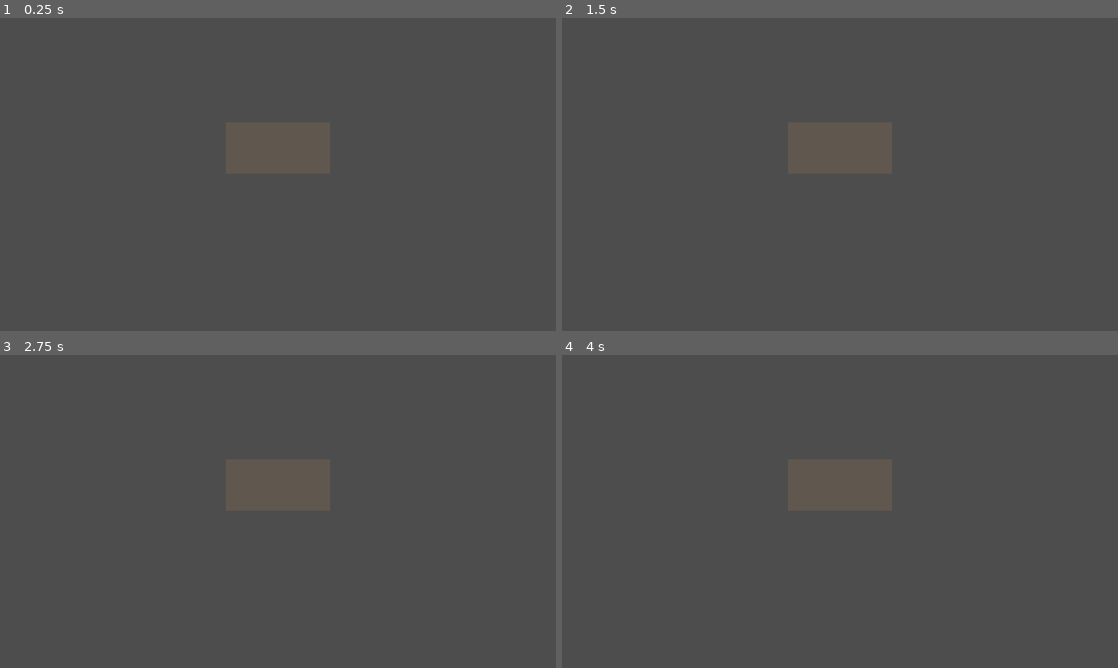
Above: before the commit, frames 1-4 (two rows, left to right).
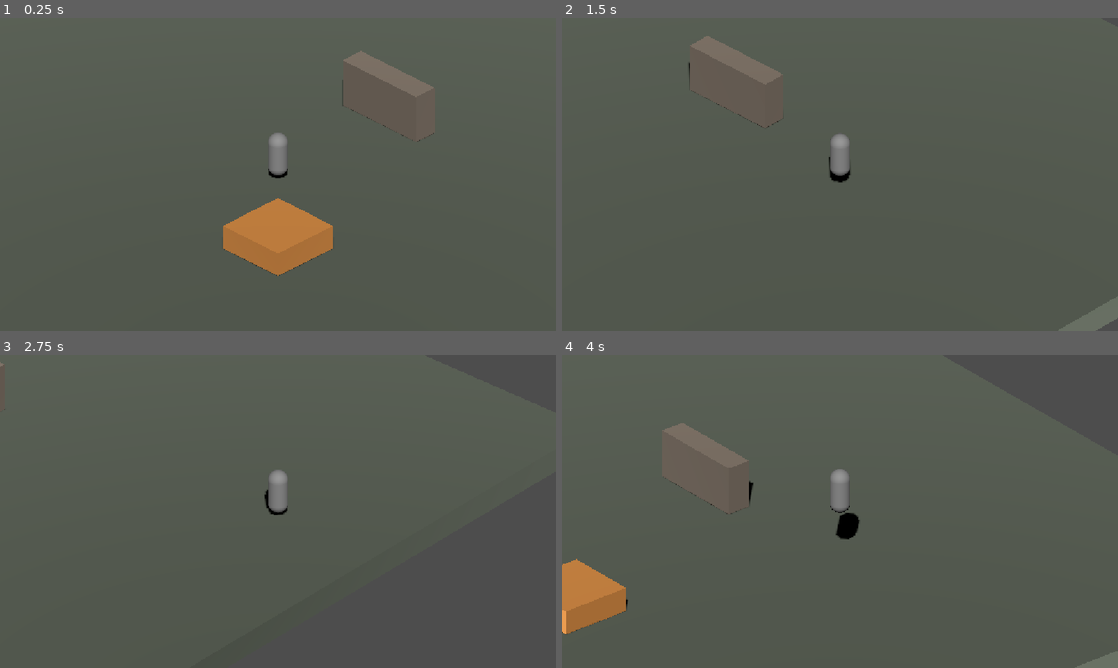
Above: after the commit, the same moments.

Repository: M1GUEs2000/Egoist-V2-Godot
Game: Godot game, scene res://world/test_scene.tscn
Same seed, same stepped clock (60 frames per second), same inputs: the game is played once before the commit and once after it.
Inputs:
- Up to frame 1 (0.25 s): no input
- Up to frame 2 (1.5 s): tap Enter at 0.5 s; hold D (move_right) 0.53-1.28 s; hold Shift (dodge) 0.53-1.28 s; tap Space (jump) at 0.77 s; hold S (move_down) from 1.28 s (still down); tap T at 1.35 s
- Up to frame 3 (2.75 s): tap Space (jump) at 1.52 s; release S (move_down) at 2.03 s; hold D (move_right) from 2.03 s (still down); hold Shift (dodge) from 2.03 s (still down)
- Up to frame 4 (4 s): release D (move_right) at 2.78 s; release Shift (dodge) at 2.78 s; hold W (move_up) 2.78-3.53 s; tap T at 2.85 s; tap Space (jump) at 3.02, 3.77 s; hold A (move_left) from 3.53 s (still down); hold Shift (dodge) from 3.53 s (still down)

The runs differ from the first frame. In frame 1, 4.7% of the frame differs, in the area x 40-79%, y 10-83%; in frame 2, 1.9%; in frame 3, 0.4%; in frame 4, 5.3%, in the area x 0-100%, y 21-100%.

Commit message:
fix(camara): el rig resuelve su target por grupo 'player' y snapea al primer frame
El export Node3D escrito a mano en el .tscn cargaba null: el rig se quedaba en
el origen sin seguir al jugador. Fallback nativo por grupo + snap inicial sin
swoop. Verificado con sonda headless: rig en (11, 9, 11) siguiendo al Player.

Co-Authored-By: Claude Fable 5 <noreply@anthropic.com>

Diff:
--- a/data/player_tuning.tres
+++ b/data/player_tuning.tres
@@ -1,12 +1,10 @@
-[gd_resource type="Resource" script_class="PlayerTuning" load_steps=4 format=3]
+[gd_resource type="Resource" script_class="PlayerTuning" format=3 uid="uid://bkryybe060oiv"]
 
-[ext_resource type="Script" path="res://data/player_tuning.gd" id="1_tuning"]
-[ext_resource type="Script" path="res://data/stun_settings.gd" id="2_stun"]
+[ext_resource type="Script" uid="uid://nmj3dry22kf7" path="res://data/player_tuning.gd" id="1_tuning"]
+[ext_resource type="Script" uid="uid://w0b3i18w442a" path="res://data/stun_settings.gd" id="2_stun"]
 
 [sub_resource type="Resource" id="Resource_dashstun"]
 script = ExtResource("2_stun")
-grounded = 1.0
-airborne = 1.0
 
 [resource]
 script = ExtResource("1_tuning")
--- a/player/player.gd
+++ b/player/player.gd
@@ -23,6 +23,7 @@
 @onready var launcher: PlayerLauncher = $Launcher
 
 func _ready() -> void:
+	add_to_group("player")  # la cámara y los enemigos me encuentran por grupo
 	if tuning == null:
 		tuning = PlayerTuning.new()
 	collision_layer = World.LAYER_PLAYER
--- a/project.godot
+++ b/project.godot
@@ -15,24 +15,16 @@
 config/features=PackedStringArray("4.7", "Forward Plus")
 config/icon="res://icon.svg"
 
-[display]
-
-window/stretch/mode="canvas_items"
-window/stretch/aspect="expand"
-
-[physics]
-
-3d/physics_engine="Jolt Physics"
-
-[rendering]
-
-rendering_device/driver.windows="d3d12"
-
 [autoload]
 
 WorldManager="*res://autoload/world_manager.gd"
 GameManager="*res://autoload/game_manager.gd"
 ComboTracker="*res://autoload/combo_tracker.gd"
+
+[display]
+
+window/stretch/mode="canvas_items"
+window/stretch/aspect="expand"
 
 [input]
 
@@ -83,3 +75,11 @@
 3d_physics/layer_2="player"
 3d_physics/layer_3="enemy"
 3d_physics/layer_4="hurtbox"
+
+[physics]
+
+3d/physics_engine="Jolt Physics"
+
+[rendering]
+
+rendering_device/driver.windows="d3d12"
--- a/visual/camera_rig.gd
+++ b/visual/camera_rig.gd
@@ -10,12 +10,24 @@
 @export var distance := 18.0 # qué tan lejos del target
 @export var damping := 5.0   # suavizado del follow
 
+var _snapped := false
+
+func _ready() -> void:
+	# El export de nodo puede llegar null (referencia rota / escena instanciada por código):
+	# fallback al grupo "player", que es el cableado nativo de Godot.
+	if target == null:
+		target = get_tree().get_first_node_in_group("player") as Node3D
+
 func _physics_process(delta: float) -> void:
 	if target == null:
 		return
 	var offset := Basis(Vector3.UP, deg_to_rad(yaw)) \
 			* (Basis(Vector3.RIGHT, deg_to_rad(-pitch)) * Vector3(0.0, 0.0, distance))
 	var desired := target.global_position + offset
-	global_position = global_position.lerp(desired, clampf(damping * delta, 0.0, 1.0))
+	if _snapped:
+		global_position = global_position.lerp(desired, clampf(damping * delta, 0.0, 1.0))
+	else:
+		global_position = desired  # primer frame: sin swoop desde el origen
+		_snapped = true
 	if global_position.distance_squared_to(target.global_position) > 0.0001:
 		look_at(target.global_position, Vector3.UP)
--- a/world/test_scene.tscn
+++ b/world/test_scene.tscn
@@ -1,9 +1,9 @@
-[gd_scene load_steps=15 format=3]
+[gd_scene format=3 uid="uid://crrg4ksomcwea"]
 
-[ext_resource type="Script" path="res://world/test_scene.gd" id="1_scene"]
+[ext_resource type="Script" uid="uid://7jtuoxscym8d" path="res://world/test_scene.gd" id="1_scene"]
 [ext_resource type="PackedScene" path="res://player/player.tscn" id="2_player"]
-[ext_resource type="Script" path="res://visual/camera_rig.gd" id="3_camrig"]
-[ext_resource type="Script" path="res://core/world_membership.gd" id="4_membership"]
+[ext_resource type="Script" uid="uid://bm6520nqu8q3f" path="res://visual/camera_rig.gd" id="3_camrig"]
+[ext_resource type="Script" uid="uid://cr2mf5ypgksws" path="res://core/world_membership.gd" id="4_membership"]
 
 [sub_resource type="BoxShape3D" id="BoxShape3D_floor"]
 size = Vector3(40, 1, 40)
@@ -35,77 +35,73 @@
 [sub_resource type="StandardMaterial3D" id="Mat_dead"]
 albedo_color = Color(0.5, 0.3, 0.75, 1)
 
-[node name="TestScene" type="Node3D"]
+[node name="TestScene" type="Node3D" unique_id=1118309263]
 script = ExtResource("1_scene")
 
-[node name="Floor" type="StaticBody3D" parent="."]
+[node name="Floor" type="StaticBody3D" parent="." unique_id=516349101]
 transform = Transform3D(1, 0, 0, 0, 1, 0, 0, 0, 1, 0, -0.5, 0)
-collision_layer = 1
 collision_mask = 0
 
-[node name="CollisionShape3D" type="CollisionShape3D" parent="Floor"]
+[node name="CollisionShape3D" type="CollisionShape3D" parent="Floor" unique_id=2050847527]
 shape = SubResource("BoxShape3D_floor")
 
-[node name="Mesh" type="MeshInstance3D" parent="Floor"]
+[node name="Mesh" type="MeshInstance3D" parent="Floor" unique_id=1587441873]
+transform = Transform3D(1, 0, 0, 0, 1, 0, 0, 0, 1, -0.008419991, 0, -0.023262262)
 mesh = SubResource("BoxMesh_floor")
 surface_material_override/0 = SubResource("Mat_floor")
 
-[node name="Wall" type="StaticBody3D" parent="."]
+[node name="Wall" type="StaticBody3D" parent="." unique_id=1541752570]
 transform = Transform3D(1, 0, 0, 0, 1, 0, 0, 0, 1, 0, 1, -6)
-collision_layer = 1
 collision_mask = 0
 
-[node name="CollisionShape3D" type="CollisionShape3D" parent="Wall"]
+[node name="CollisionShape3D" type="CollisionShape3D" parent="Wall" unique_id=1137447535]
 shape = SubResource("BoxShape3D_block")
 
-[node name="Mesh" type="MeshInstance3D" parent="Wall"]
+[node name="Mesh" type="MeshInstance3D" parent="Wall" unique_id=846211076]
 mesh = SubResource("BoxMesh_block")
 surface_material_override/0 = SubResource("Mat_block")
 
-[node name="LivingPlatform" type="StaticBody3D" parent="."]
+[node name="LivingPlatform" type="StaticBody3D" parent="." unique_id=70117616]
 transform = Transform3D(1, 0, 0, 0, 1, 0, 0, 0, 1, 4, 0.5, 4)
-collision_layer = 1
 collision_mask = 0
 
-[node name="CollisionShape3D" type="CollisionShape3D" parent="LivingPlatform"]
+[node name="CollisionShape3D" type="CollisionShape3D" parent="LivingPlatform" unique_id=1761545355]
 shape = SubResource("BoxShape3D_platform")
 
-[node name="Mesh" type="MeshInstance3D" parent="LivingPlatform"]
+[node name="Mesh" type="MeshInstance3D" parent="LivingPlatform" unique_id=1747587228]
 mesh = SubResource("BoxMesh_platform")
 surface_material_override/0 = SubResource("Mat_living")
 
-[node name="WorldMembership" type="Node" parent="LivingPlatform"]
+[node name="WorldMembership" type="Node" parent="LivingPlatform" unique_id=1403273953]
 script = ExtResource("4_membership")
-affiliation = 0
 
-[node name="DeadPlatform" type="StaticBody3D" parent="."]
+[node name="DeadPlatform" type="StaticBody3D" parent="." unique_id=1977003974]
 transform = Transform3D(1, 0, 0, 0, 1, 0, 0, 0, 1, -4, 0.5, 4)
-collision_layer = 1
 collision_mask = 0
 
-[node name="CollisionShape3D" type="CollisionShape3D" parent="DeadPlatform"]
+[node name="CollisionShape3D" type="CollisionShape3D" parent="DeadPlatform" unique_id=1074082906]
 shape = SubResource("BoxShape3D_platform")
 
-[node name="Mesh" type="MeshInstance3D" parent="DeadPlatform"]
+[node name="Mesh" type="MeshInstance3D" parent="DeadPlatform" unique_id=1820819678]
 mesh = SubResource("BoxMesh_platform")
 surface_material_override/0 = SubResource("Mat_dead")
 
-[node name="WorldMembership" type="Node" parent="DeadPlatform"]
+[node name="WorldMembership" type="Node" parent="DeadPlatform" unique_id=634270787]
 script = ExtResource("4_membership")
 affiliation = 1
 
-[node name="Player" parent="." instance=ExtResource("2_player")]
+[node name="Player" parent="." unique_id=30112187 instance=ExtResource("2_player")]
 transform = Transform3D(1, 0, 0, 0, 1, 0, 0, 0, 1, 0, 0.1, 0)
 
-[node name="CameraRig" type="Node3D" parent="."]
+[node name="CameraRig" type="Node3D" parent="." unique_id=845519878]
 script = ExtResource("3_camrig")
 target = NodePath("../Player")
 
-[node name="Camera3D" type="Camera3D" parent="CameraRig"]
+[node name="Camera3D" type="Camera3D" parent="CameraRig" unique_id=1307362112]
 projection = 1
 size = 12.0
 far = 200.0
 
-[node name="Sun" type="DirectionalLight3D" parent="."]
+[node name="Sun" type="DirectionalLight3D" parent="." unique_id=572025473]
 transform = Transform3D(0.707107, -0.5, 0.5, 0, 0.707107, 0.707107, -0.707107, -0.5, 0.5, 0, 10, 0)
 shadow_enabled = true
